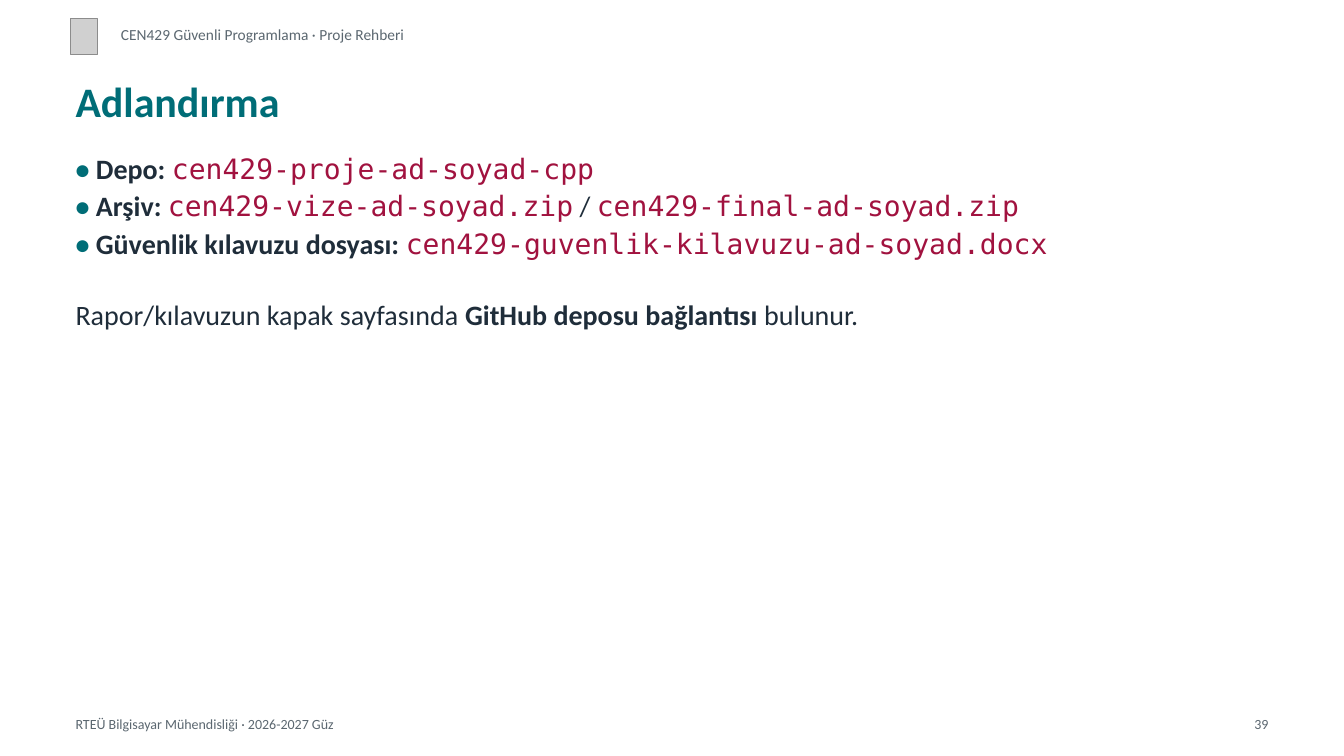
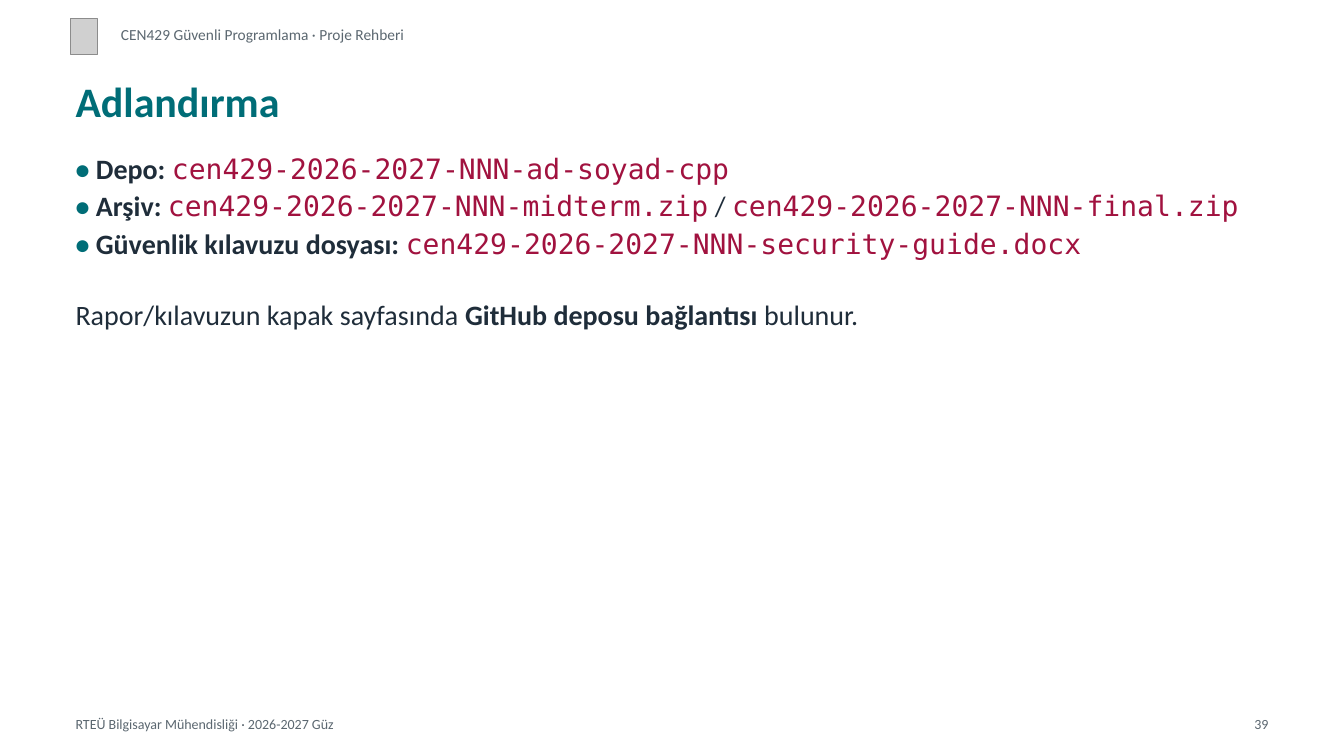
Before and after one commit to ucoruh/cen429-secure-programming, a slide deck: slide 39 of docs/project-guide/cen429-proje-rehberi-sunum.tr.pptx. Drawn at 1344x756 pixels with LibreOffice and Linux fonts; fonts in the diff are those of the drawing; grey boxes stand for pictures. Boxes give left, top, right and bottom in pixels: in the first picture for what was removed or moved away, otherwise in the second. Text is boxed around its words. In the diff, an @@ line names an element or a change of style, - is before the commit and + after.

Commit message:
Depo ve dosya adlarında tek kural: cen429-2026-2027-<konu no>-<kaptan>-cpp; her üye commit eder; çıktılar yeniden üretildi

```diff
--- a/docs/project-guide/cen429-proje-rehberi-sunum.tr.pptx
+++ b/docs/project-guide/cen429-proje-rehberi-sunum.tr.pptx
@@ text at <box>96,157,1239,260</box>: text changed @@
-• Depo: cen429-proje-ad-soyad-cpp
-• Arşiv: cen429-vize-ad-soyad.zip / cen429-final-ad-soyad.zip
-• Güvenlik kılavuzu dosyası: cen429-guvenlik-kilavuzu-ad-soyad.docx
+• Depo: cen429-2026-2027-NNN-ad-soyad-cpp
+• Arşiv: cen429-2026-2027-NNN-midterm.zip / cen429-2026-2027-NNN-final.zip
+• Güvenlik kılavuzu dosyası: cen429-2026-2027-NNN-security-guide.docx
```
Also in this commit, not shown: 2 other slides changed, 13 other files.
